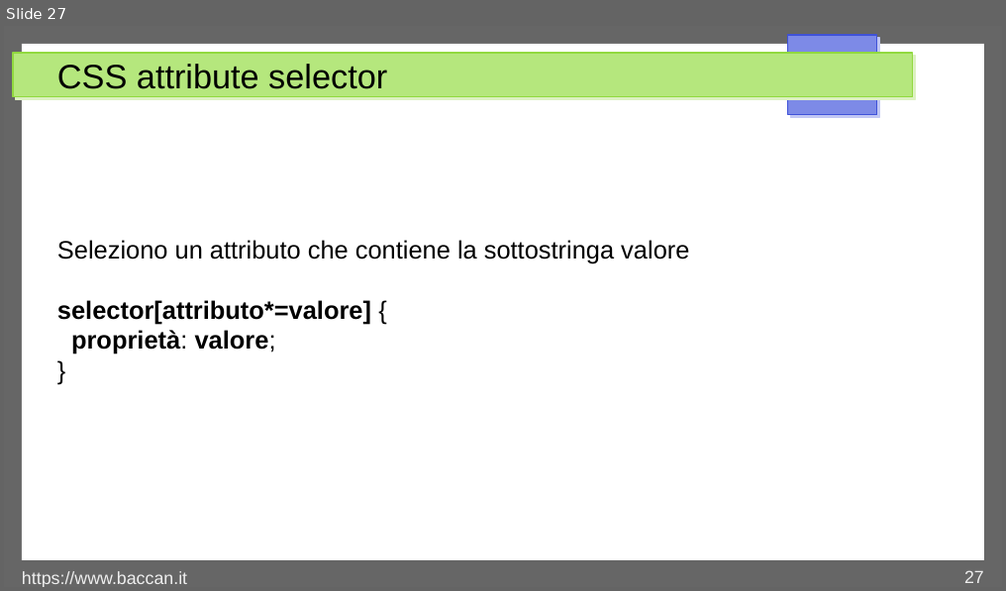
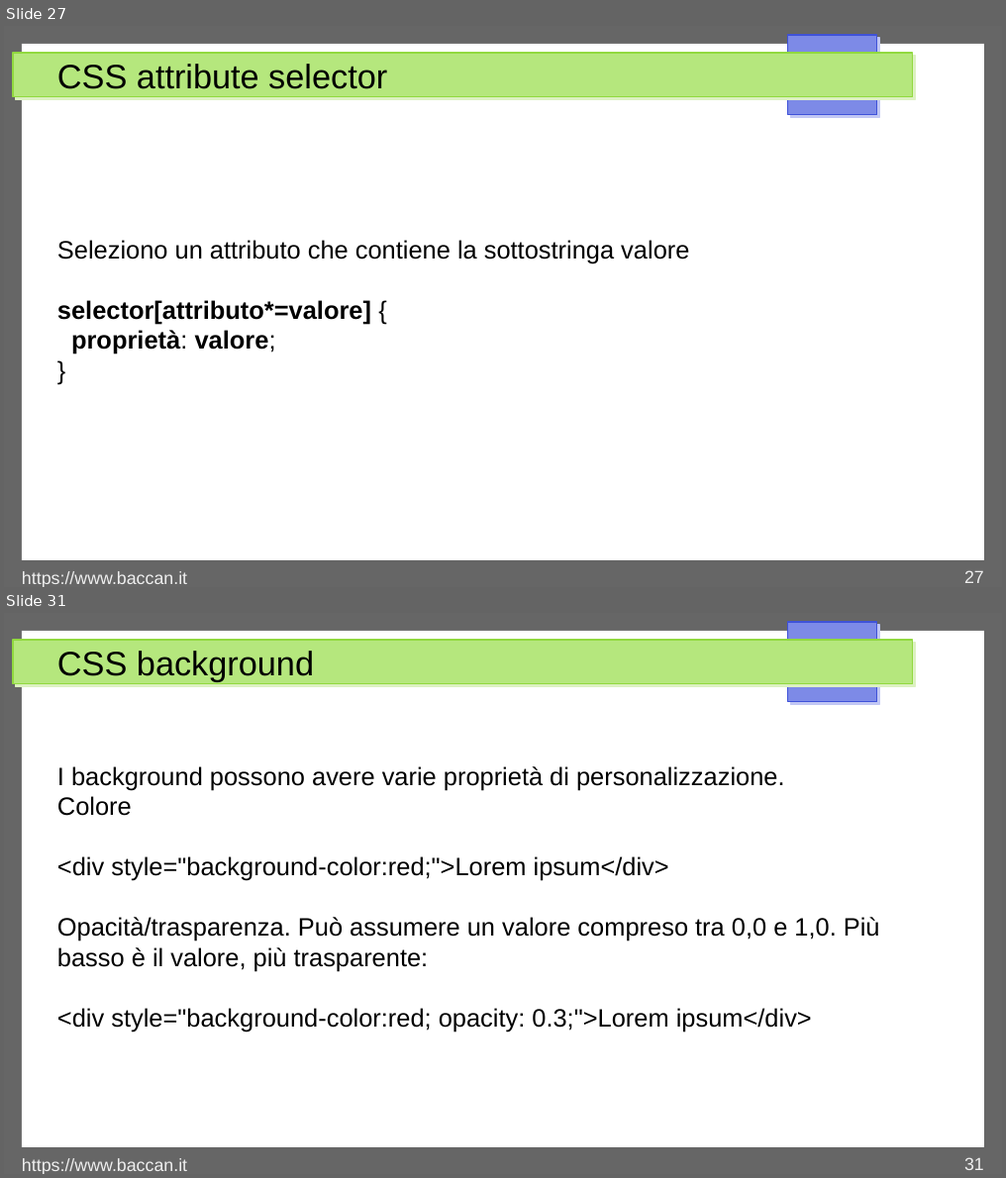
Before and after one commit to matteobaccan/CorsoCSS, a slide deck: Chapter_css.odp. Shown one above the other, each under a label of ours: slide 27 before the commit, slides 27 and 31 after it; the slides between them are not shown. The pictures are 1006x591 and 1006x1178 pixels, drawn with LibreOffice and Linux fonts; fonts in the diff are those of the drawing. Boxes give left, top, right and bottom in pixels: in the first picture for what was removed or moved away, otherwise in the second. Text is boxed around its words. In the diff, an @@ line names an element or a change of style, - is before the commit and + after.

```diff
--- a/Chapter_css.odp
+++ b/Chapter_css.odp
@@ slide 31 added at (x1=4, y1=613, x2=1002, y2=1174), background #FFFFFF; not listed: 4 template elements that a slide beside it also shows @@
@@ title added at (x1=57, y1=651, x2=314, y2=681), 27 pt, text #000000 @@
+CSS background
@@ text added at (x1=57, y1=766, x2=880, y2=1032), 20 pt, text #000000 @@
+I background possono avere varie proprietà di personalizzazione.
+Colore
+<div style="background-color:red;">Lorem ipsum</div>
+Opacità/trasparenza. Può assumere un valore compreso tra 0,0 e 1,0. Più basso è il valore, più trasparente:
+<div style="background-color:red; opacity: 0.3;">Lorem ipsum</div>
@@ text added at (x1=22, y1=1158, x2=187, y2=1174), 14 pt, text #EEEEEE @@
+https://www.baccan.it
@@ page number added at (x1=964, y1=1157, x2=984, y2=1170), 14 pt, text #EEEEEE @@
+31
```
Also in this commit, not shown: 5 other slides added, 6 other files.
